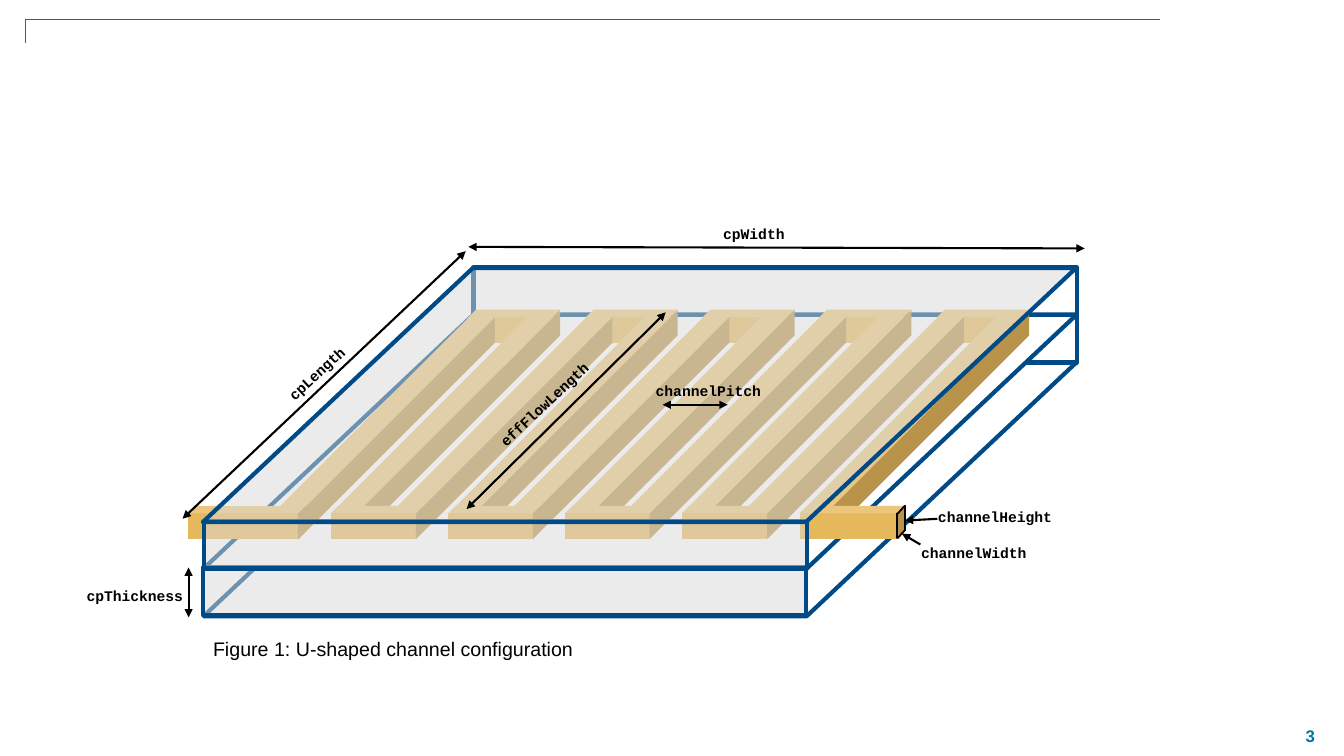
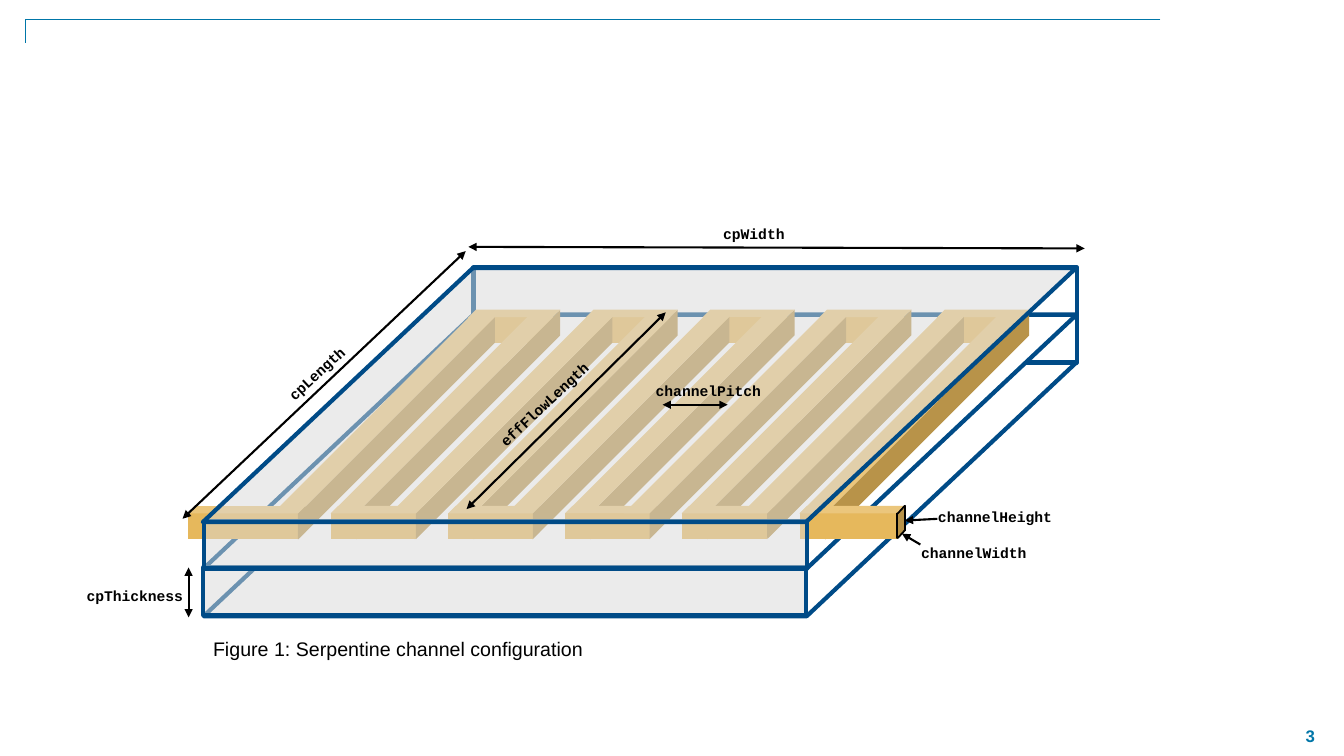
Before and after one commit to mathworks/thermal_management_tutorial, a slide deck: slide 3 of Docs/images.pptx. Drawn at 1344x756 pixels with LibreOffice and Linux fonts; fonts in the diff are those of the drawing; background and template pictures are left out. Boxes give left, top, right and bottom in pixels: in the first picture for what was removed or moved away, otherwise in the second. Text is boxed around its words. In the diff, an @@ line names an element or a change of style, - is before the commit and + after.

```diff
--- a/Docs/images.pptx
+++ b/Docs/images.pptx
@@ text at box(213, 641, 582, 660): text changed @@
-Figure 1: U-shaped channel configuration
+Figure 1: Serpentine channel configuration
```
Also in this commit, not shown: 1 other slide changed, 3 slides added, 1 other file.
